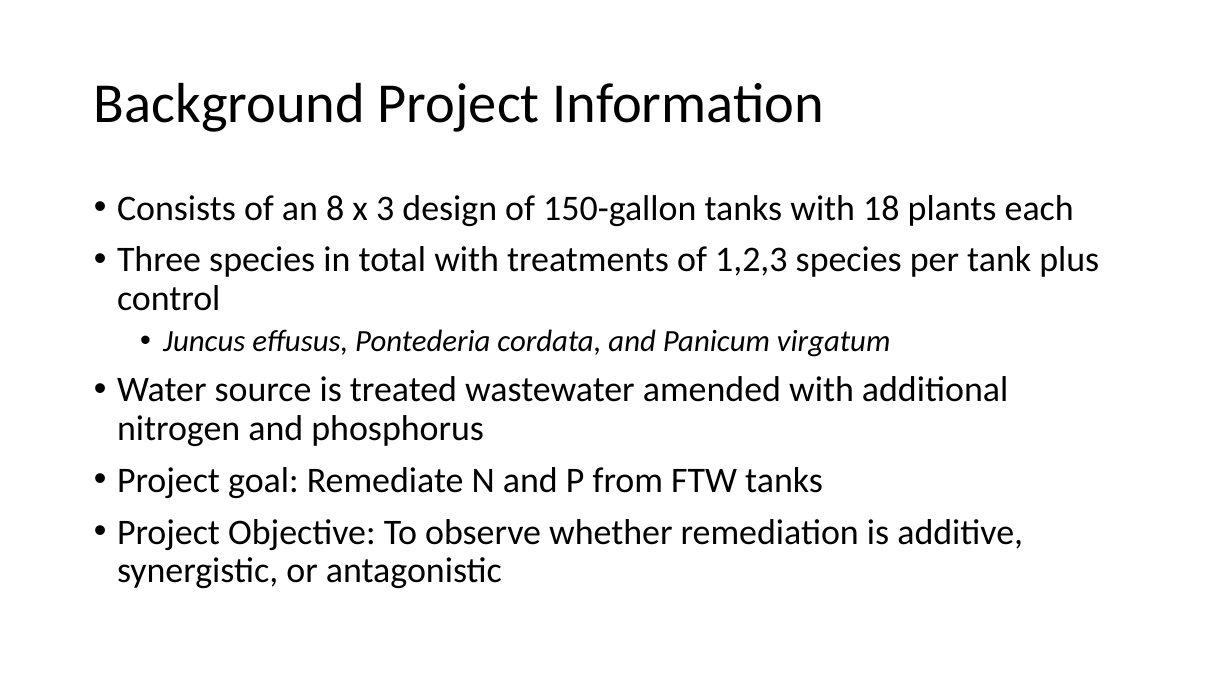
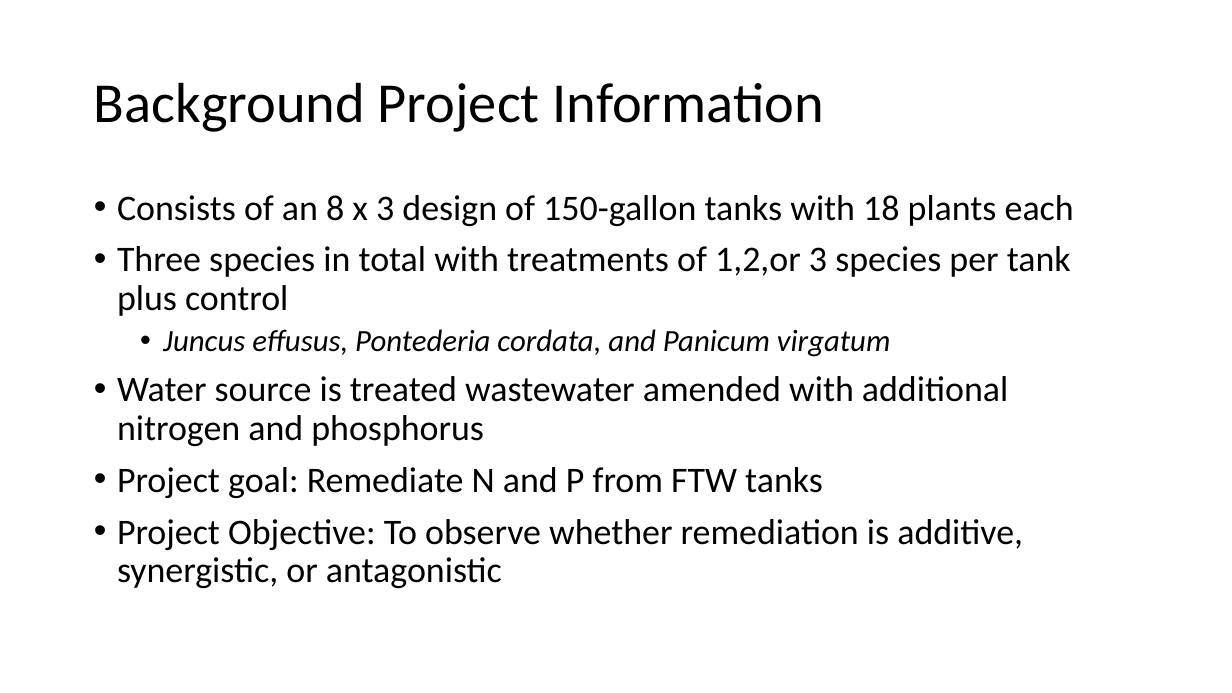
Before and after one commit to Matt9120/PracComp2022, a slide deck: slide 2 of BIOL6220Final.pptx. Drawn at 1232x693 pixels with LibreOffice and Linux fonts; fonts in the diff are those of the drawing. Boxes give left, top, right and bottom in pixels: in the first picture for what was removed or moved away, otherwise in the second. Text is boxed around its words. In the diff, an @@ line names an element or a change of style, - is before the commit and + after.

Commit message:
Project before presentation...convert ANOVA of tank to tank to t-test and everything else is good

```diff
--- a/BIOL6220Final.pptx
+++ b/BIOL6220Final.pptx
@@ text at <box>117,246,1071,316</box>: text changed @@
-• Three species in total with treatments of 1,2,3 species per tank plus control
+• Three species in total with treatments of 1,2,or 3 species per tank plus control
```
Also in this commit, not shown: 5 other slides changed, 1 slide removed, 2 other files.
